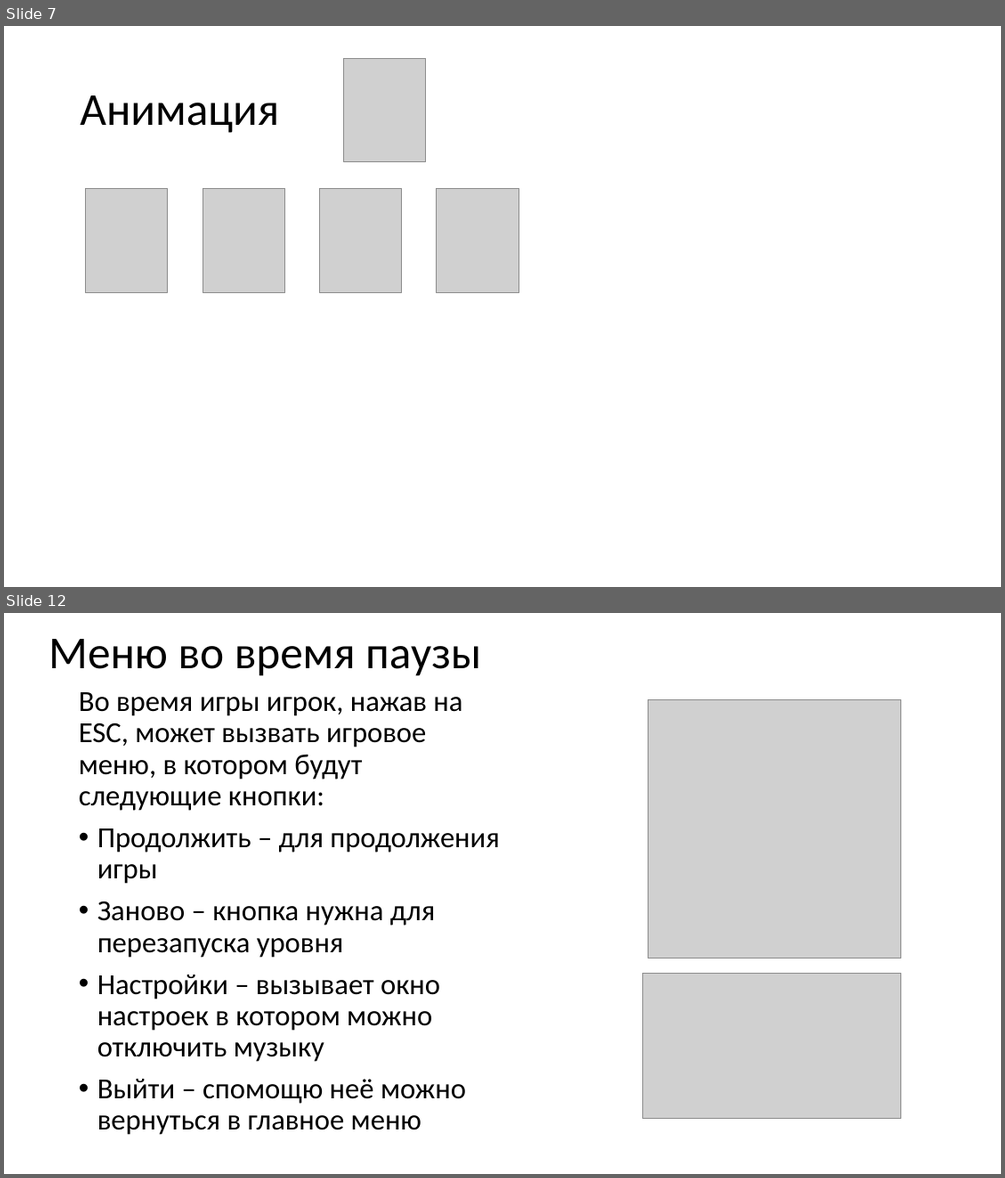
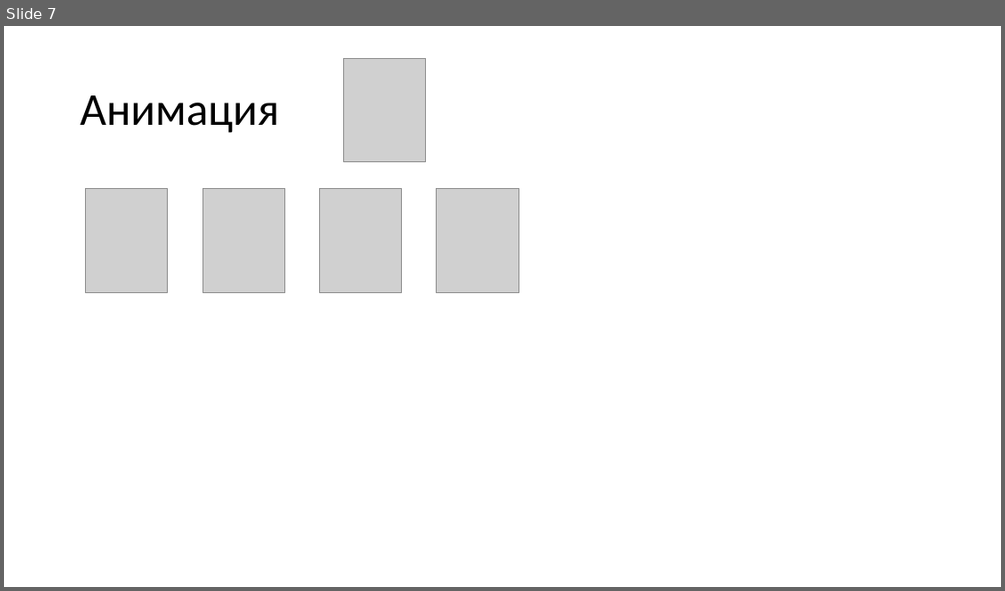
Before and after one commit to Scheise45/projeckt_2, a slide deck: документы/проект2.pptx. Shown one above the other, each under a label of ours: slides 7 and 12 before the commit, slide 7 after it; the slides between them are not shown. The pictures are 1005x1178 and 1005x591 pixels, drawn with LibreOffice and Linux fonts; fonts in the diff are those of the drawing; grey boxes stand for pictures. Boxes give left, top, right and bottom in pixels: in the first picture for what was removed or moved away, otherwise in the second. Text is boxed around its words. In the diff, an @@ line names an element or a change of style, - is before the commit and + after.

```diff
--- a/документы/проект2.pptx
+++ b/документы/проект2.pptx
@@ slide 12 removed at bbox=[4, 613, 1001, 1174], background #FFFFFF @@
@@ title removed at bbox=[48, 639, 481, 676] @@
-Меню во время паузы
@@ text removed at bbox=[79, 692, 499, 1135] @@
-Во время игры игрок, нажав на ESC, может вызвать игровое меню, в котором будут следующие кнопки:
-• Продолжить – для продолжения игры
-• Заново – кнопка нужна для перезапуска уровня
-• Настройки – вызывает окно настроек в котором можно отключить музыку
-• Выйти – спомощю неё можно вернуться в главное меню
@@ picture removed at bbox=[648, 699, 901, 958] @@
@@ picture removed at bbox=[643, 973, 901, 1119] @@
```
Also in this commit, not shown: 7 slides changed, 3 other slides removed.
